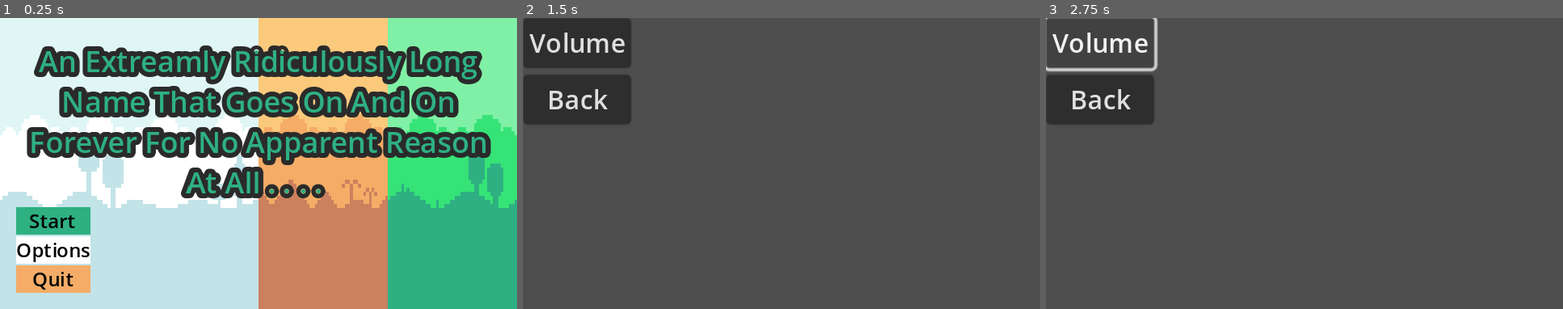
Above: before the commit, frames 1-3 (left to right).
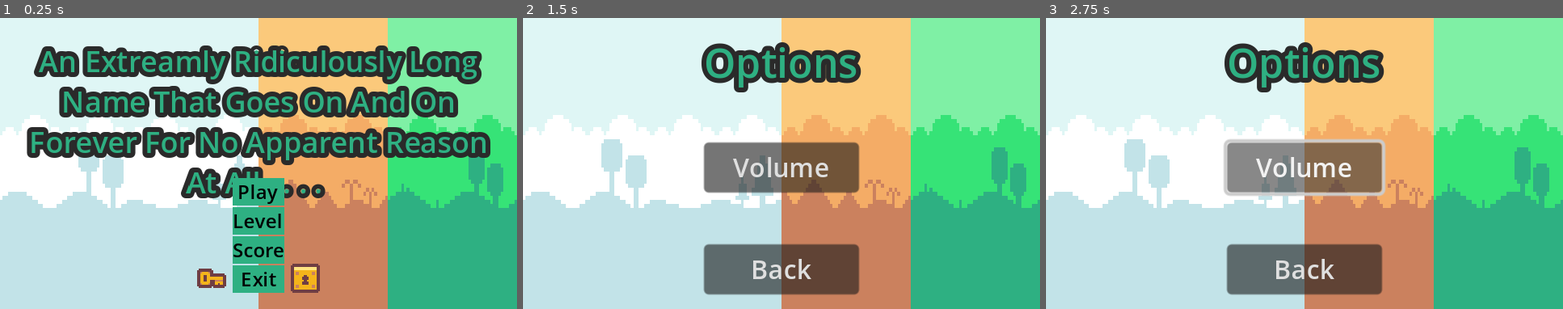
Above: after the commit, the same moments.

Repository: plewis10apsu/IForgotMyHomework
Game: Godot game, scene res://menus/Main_Menu/main_menu.tscn
Two runs of this game, one before a commit and one after it. Both use one fixed random seed, a clock stepped at 60 frames per second and the inputs below.
Inputs (mouse positions are in pixels of both pictures, inside the frame that each line leads up to; where the layout moved, square brackets give the same spot in the first picture):
- Up to frame 1 (0.25 s): no input
- Up to frame 2 (1.5 s): click (734, 276) at 0.52 s; click (828, 276) [574, 250] at 1.25 s
- Up to frame 3 (2.75 s): click "Volume" at 2 s

The runs differ from the first frame. In frame 1, 8.8% of the frame differs, in the area x 3-95%, y 10-95%; in frame 2, 97%; in frame 3, 97%, in the area x 0-100%, y 0-100%.

Commit message:
Main_Menu and Options_Menu Update
I updated the layout of the Main _Menu, and the Options Menu. On the Main_Menu, I recentered the buttons and added temporary tiles for the Credits and Options buttons. In the Options_Menu, I added the background and updated the font for the Options label.

Diff:
--- a/menus/Main_Menu/main_menu.gd
+++ b/menus/Main_Menu/main_menu.gd
@@ -7,9 +7,10 @@
 	Global.change_level("res://level_0/scenes/level_0.tscn")
 
 
-func _on_options_button_pressed():
-	Global.change_level("res://menus/Options_Menu/options_menu.tscn")
+func _on_exit_button_pressed():
+	get_tree().quit()
 
 
-func _on_quit_button_pressed():
-	get_tree().quit()
+
+func _on_help_button_pressed():
+	Global.change_level("res://menus/Options_Menu/options_menu.tscn")
--- a/menus/Main_Menu/main_menu.tscn
+++ b/menus/Main_Menu/main_menu.tscn
@@ -2,6 +2,8 @@
 
 [ext_resource type="Texture2D" uid="uid://ce36o4kfk0u0j" path="res://menus/textures/tilemap-backgrounds_packed.png" id="1_ctvfs"]
 [ext_resource type="Script" path="res://menus/Main_Menu/main_menu.gd" id="1_ssqt1"]
+[ext_resource type="Texture2D" uid="uid://b715cgij2umwc" path="res://menus/textures/tile_0027.png" id="3_v1s6b"]
+[ext_resource type="Texture2D" uid="uid://7ny0wsjiga62" path="res://menus/textures/tile_0028.png" id="4_nvumc"]
 
 [sub_resource type="SystemFont" id="SystemFont_e8uy7"]
 font_names = PackedStringArray("Impact")
@@ -14,12 +16,6 @@
 [sub_resource type="StyleBoxFlat" id="StyleBoxFlat_hbx6x"]
 bg_color = Color(0.180392, 0.690196, 0.509804, 1)
 
-[sub_resource type="StyleBoxFlat" id="StyleBoxFlat_3wumw"]
-bg_color = Color(1, 1, 1, 1)
-
-[sub_resource type="StyleBoxFlat" id="StyleBoxFlat_ixvrc"]
-bg_color = Color(0.956863, 0.67451, 0.4, 1)
-
 [node name="Main_Menu" type="Control"]
 layout_mode = 3
 anchors_preset = 15
@@ -29,7 +25,7 @@
 grow_vertical = 2
 script = ExtResource("1_ssqt1")
 
-[node name="TextureRect" type="TextureRect" parent="."]
+[node name="Background" type="TextureRect" parent="."]
 layout_mode = 1
 anchors_preset = 15
 anchor_right = 1.0
@@ -62,8 +58,6 @@
 theme_override_colors/font_color = Color(0.180392, 0.690196, 0.509804, 1)
 theme_override_colors/font_shadow_color = Color(0.243137, 0.243137, 0.243137, 1)
 theme_override_colors/font_outline_color = Color(0.164706, 0.164706, 0.164706, 1)
-theme_override_constants/shadow_offset_x = 3
-theme_override_constants/shadow_offset_y = 0
 theme_override_constants/outline_size = 12
 theme_override_constants/line_spacing = 0
 theme_override_fonts/font = SubResource("SystemFont_e8uy7")
@@ -74,13 +68,22 @@
 
 [node name="HBoxContainer" type="HBoxContainer" parent="MarginContainer"]
 layout_mode = 2
+size_flags_horizontal = 4
+size_flags_vertical = 8
+
+[node name="CreditsButton" type="TextureButton" parent="MarginContainer/HBoxContainer"]
+layout_mode = 2
+size_flags_horizontal = 0
+size_flags_vertical = 8
+texture_normal = ExtResource("3_v1s6b")
 
 [node name="VBoxContainer" type="VBoxContainer" parent="MarginContainer/HBoxContainer"]
 layout_mode = 2
+size_flags_vertical = 8
 theme_override_constants/separation = 1
 alignment = 2
 
-[node name="StartButton" type="Button" parent="MarginContainer/HBoxContainer/VBoxContainer"]
+[node name="PlayButton" type="Button" parent="MarginContainer/HBoxContainer/VBoxContainer"]
 clip_contents = true
 layout_mode = 2
 size_flags_stretch_ratio = 0.0
@@ -88,28 +91,45 @@
 theme_override_fonts/font = SubResource("SystemFont_3sfn3")
 theme_override_font_sizes/font_size = 12
 theme_override_styles/normal = SubResource("StyleBoxFlat_hbx6x")
-text = "Start"
+text = "Play"
 
-[node name="OptionsButton" type="Button" parent="MarginContainer/HBoxContainer/VBoxContainer"]
+[node name="LevelButton" type="Button" parent="MarginContainer/HBoxContainer/VBoxContainer"]
 clip_contents = true
 layout_mode = 2
 size_flags_stretch_ratio = 0.0
 theme_override_colors/font_color = Color(0, 0, 0, 1)
 theme_override_fonts/font = SubResource("SystemFont_3sfn3")
 theme_override_font_sizes/font_size = 12
-theme_override_styles/normal = SubResource("StyleBoxFlat_3wumw")
-text = "Options"
+theme_override_styles/normal = SubResource("StyleBoxFlat_hbx6x")
+text = "Level"
 
-[node name="QuitButton" type="Button" parent="MarginContainer/HBoxContainer/VBoxContainer"]
+[node name="ScoreButton" type="Button" parent="MarginContainer/HBoxContainer/VBoxContainer"]
 clip_contents = true
 layout_mode = 2
 size_flags_stretch_ratio = 0.0
 theme_override_colors/font_color = Color(0, 0, 0, 1)
 theme_override_fonts/font = SubResource("SystemFont_3sfn3")
 theme_override_font_sizes/font_size = 12
-theme_override_styles/normal = SubResource("StyleBoxFlat_ixvrc")
-text = "Quit"
+theme_override_styles/normal = SubResource("StyleBoxFlat_hbx6x")
+text = "Score"
 
-[connection signal="pressed" from="MarginContainer/HBoxContainer/VBoxContainer/StartButton" to="." method="_on_start_button_pressed"]
-[connection signal="pressed" from="MarginContainer/HBoxContainer/VBoxContainer/OptionsButton" to="." method="_on_options_button_pressed"]
-[connection signal="pressed" from="MarginContainer/HBoxContainer/VBoxContainer/QuitButton" to="." method="_on_quit_button_pressed"]
+[node name="ExitButton" type="Button" parent="MarginContainer/HBoxContainer/VBoxContainer"]
+clip_contents = true
+layout_mode = 2
+size_flags_stretch_ratio = 0.0
+theme_override_colors/font_color = Color(0, 0, 0, 1)
+theme_override_fonts/font = SubResource("SystemFont_3sfn3")
+theme_override_font_sizes/font_size = 12
+theme_override_styles/normal = SubResource("StyleBoxFlat_hbx6x")
+text = "Exit"
+
+[node name="OptionsButton" type="TextureButton" parent="MarginContainer/HBoxContainer"]
+layout_mode = 2
+size_flags_horizontal = 0
+size_flags_vertical = 8
+texture_normal = ExtResource("4_nvumc")
+
+[connection signal="pressed" from="MarginContainer/HBoxContainer/VBoxContainer/PlayButton" to="." method="_on_start_button_pressed"]
+[connection signal="pressed" from="MarginContainer/HBoxContainer/VBoxContainer/ExitButton" to="." method="_on_exit_button_pressed"]
+[connection signal="pressed" from="MarginContainer/HBoxContainer/VBoxContainer/ExitButton" to="." method="_on_start_button_pressed"]
+[connection signal="pressed" from="MarginContainer/HBoxContainer/OptionsButton" to="." method="_on_help_button_pressed"]
--- a/menus/Options_Menu/options_menu.tscn
+++ b/menus/Options_Menu/options_menu.tscn
@@ -1,6 +1,28 @@
-[gd_scene load_steps=2 format=3 uid="uid://frnmly78pfyh"]
+[gd_scene load_steps=7 format=3 uid="uid://frnmly78pfyh"]
 
 [ext_resource type="Script" path="res://menus/Options_Menu/options_menu.gd" id="1_i1l64"]
+[ext_resource type="Texture2D" uid="uid://ce36o4kfk0u0j" path="res://menus/textures/tilemap-backgrounds_packed.png" id="2_uc8xa"]
+
+[sub_resource type="SystemFont" id="SystemFont_skch8"]
+font_names = PackedStringArray("Impact")
+font_weight = 900
+oversampling = 3.0
+
+[sub_resource type="LabelSettings" id="LabelSettings_sdf2g"]
+font = SubResource("SystemFont_skch8")
+font_size = 25
+font_color = Color(0.180392, 0.690196, 0.509804, 1)
+outline_size = 12
+outline_color = Color(0.164706, 0.164706, 0.164706, 1)
+
+[sub_resource type="SystemFont" id="SystemFont_ja3tw"]
+font_names = PackedStringArray("Impact")
+font_weight = 700
+oversampling = 5.0
+
+[sub_resource type="SystemFont" id="SystemFont_jysgo"]
+font_names = PackedStringArray("Impact")
+oversampling = 5.0
 
 [node name="options_menu" type="Control"]
 layout_mode = 3
@@ -11,21 +33,51 @@
 grow_vertical = 2
 script = ExtResource("1_i1l64")
 
+[node name="Background" type="TextureRect" parent="."]
+layout_mode = 1
+anchors_preset = 15
+anchor_right = 1.0
+anchor_bottom = 1.0
+grow_horizontal = 2
+grow_vertical = 2
+texture = ExtResource("2_uc8xa")
+
 [node name="MarginContainer" type="MarginContainer" parent="."]
-layout_mode = 0
-offset_right = 40.0
-offset_bottom = 40.0
+layout_mode = 1
+anchors_preset = 15
+anchor_right = 1.0
+anchor_bottom = 1.0
+grow_horizontal = 2
+grow_vertical = 2
+theme_override_constants/margin_left = 32
+theme_override_constants/margin_top = 32
+theme_override_constants/margin_right = 32
+theme_override_constants/margin_bottom = 32
 
 [node name="VBoxContainer" type="VBoxContainer" parent="MarginContainer"]
 layout_mode = 2
+size_flags_horizontal = 4
+size_flags_vertical = 8
+theme_override_constants/separation = 32
 
-[node name="Volume" type="Button" parent="MarginContainer/VBoxContainer"]
+[node name="OptionsLabel" type="Label" parent="MarginContainer/VBoxContainer"]
 layout_mode = 2
+size_flags_horizontal = 4
+theme_override_colors/font_color = Color(0, 0, 0, 1)
+theme_override_font_sizes/font_size = 30
+text = "Options"
+label_settings = SubResource("LabelSettings_sdf2g")
+
+[node name="VolumeButton" type="Button" parent="MarginContainer/VBoxContainer"]
+custom_minimum_size = Vector2(75, 0)
+layout_mode = 2
+theme_override_fonts/font = SubResource("SystemFont_ja3tw")
 text = "Volume"
 
-[node name="Back" type="Button" parent="MarginContainer/VBoxContainer"]
+[node name="BackButton" type="Button" parent="MarginContainer/VBoxContainer"]
 layout_mode = 2
+theme_override_fonts/font = SubResource("SystemFont_jysgo")
 text = "Back"
 
-[connection signal="pressed" from="MarginContainer/VBoxContainer/Volume" to="." method="_on_volume_pressed"]
-[connection signal="pressed" from="MarginContainer/VBoxContainer/Back" to="." method="_on_back_pressed"]
+[connection signal="pressed" from="MarginContainer/VBoxContainer/VolumeButton" to="." method="_on_volume_pressed"]
+[connection signal="pressed" from="MarginContainer/VBoxContainer/BackButton" to="." method="_on_back_pressed"]
Binary file added: menus/textures/tile_0027.png
Not shown, added: menus/textures/tile_0027.png.import
Binary file added: menus/textures/tile_0028.png
Not shown, added: menus/textures/tile_0028.png.import
